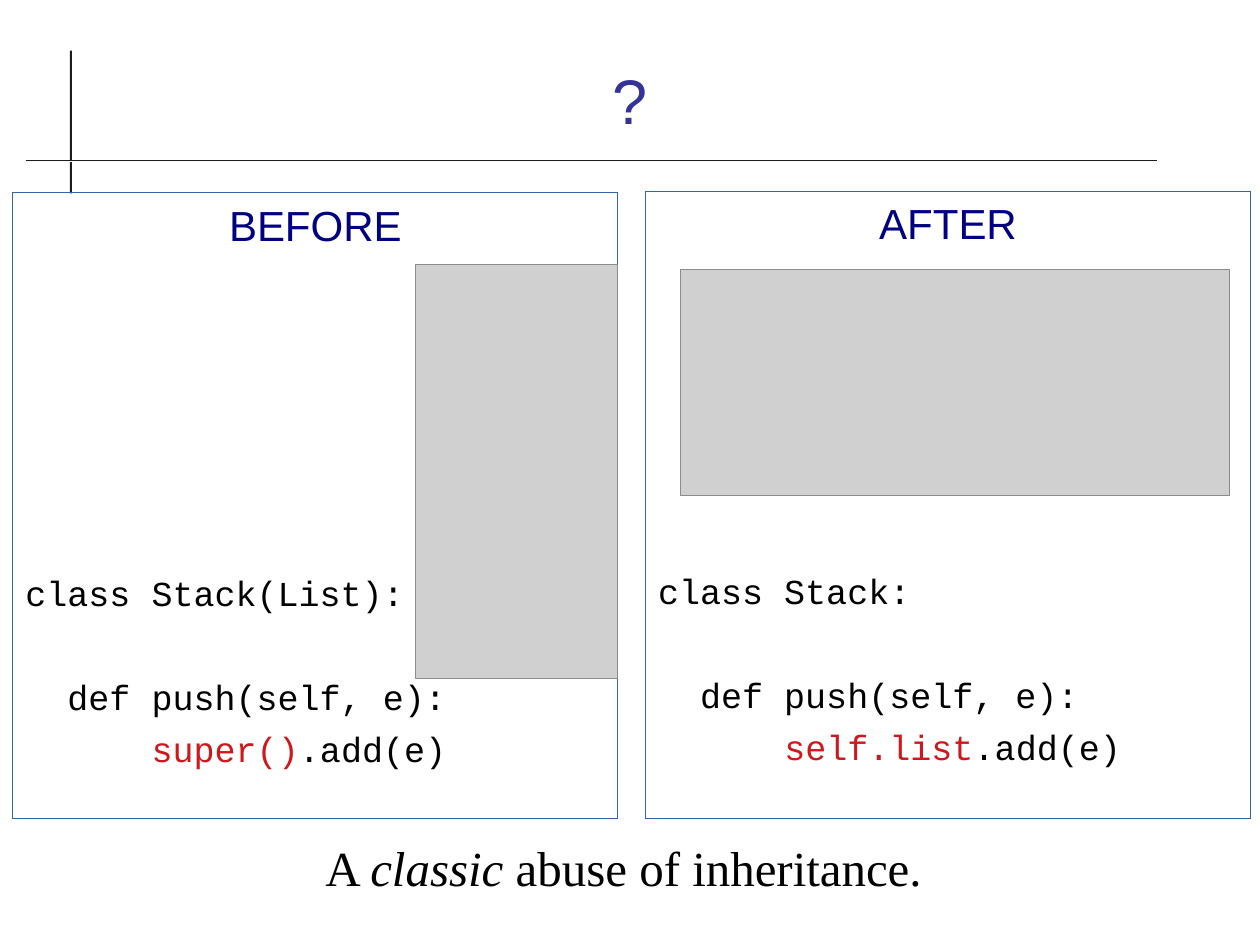
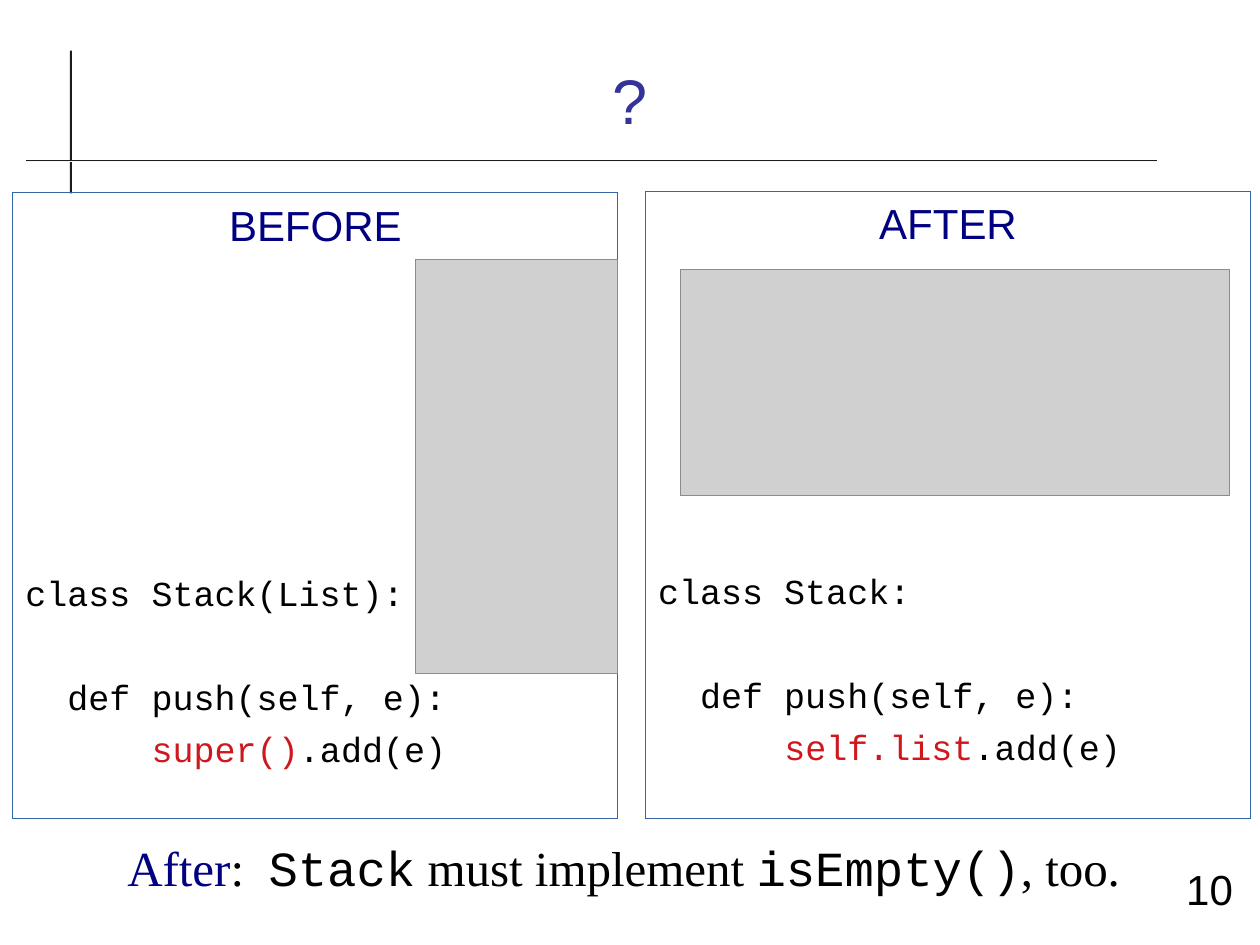
Before and after one commit to cpske/ISP, a slide deck: slide 10 of refactoring/Refactoring-Review.odp (slide 8 before the commit). Drawn at 1260x945 pixels with LibreOffice and Linux fonts; fonts in the diff are those of the drawing; grey boxes stand for pictures. Boxes give left, top, right and bottom in pixels: in the first picture for what was removed or moved away, otherwise in the second. Text is boxed around its words. In the diff, an @@ line names an element or a change of style, - is before the commit and + after.

```diff
--- a/refactoring/Refactoring-Review.odp
+++ b/refactoring/Refactoring-Review.odp
@@ picture: place and size @@
-picture at box(416, 265, 617, 678)
+picture at box(416, 260, 617, 673)
@@ text at box(127, 851, 1120, 897): text changed @@
-A classic abuse of inheritance.
+After: Stack must implement isEmpty(), too.
@@ page number added at box(1186, 875, 1233, 906), 24 pt, text #000000 @@
+10
```
Also in this commit, not shown: 6 other slides changed, 5 slides added.
